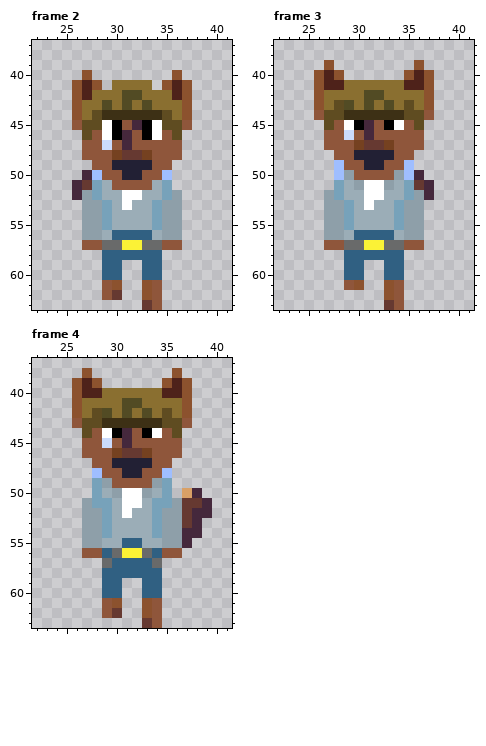
A pixel-art file gets an edit: Assets/Sprites/Player/Move/Griffith_Move_Down_V2.aseprite. Above is the file before it was changed.
64x64 pixels, 6 frames. Shown: frame 2: x 22..41, y 37..63; frame 3: x 22..41, y 37..63; frame 4: x 22..41, y 37..63. The commit also changed other frames, which this record leaves out.
After:
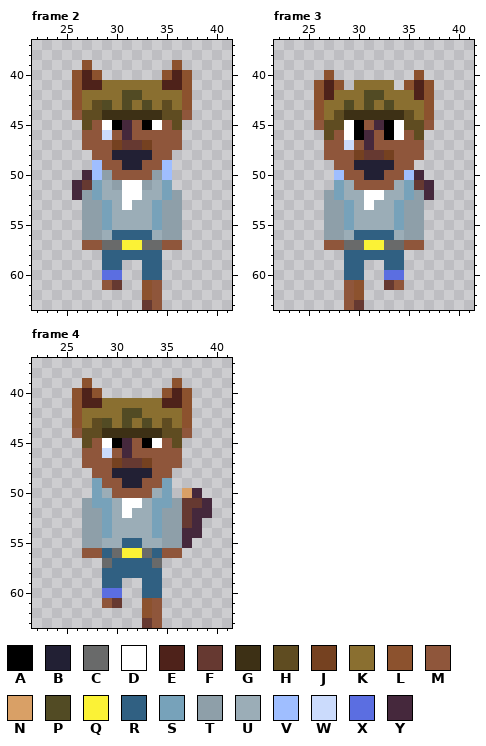
Palette (. is transparent): A #000000  B #222034  C #696a6a  D #ffffff  E #4e221a  F #663931  G #3d3015  H #5f4c21  J #754120  K #8a6f30  L #8c522e  M #8f563b  N #d9a066  P #524b24  Q #fbf236  R #306082  S #77a2ba  T #8e9fa9  U #9badb7  V #9fbeff  W #cbdbfc  X #5b6ee1  Y #45283c
Changes in this commit:
Changed rows in their new state; - is an unchanged pixel.
Frame 2, layers "Hat", "Head", "Lower Body":
first column x 26:
39 -L--------L-
40 LEL------LEL
41 --EK----KE--
42 -K--------K-
43 --H------H--
44 MH--------HM
45 .-M--YM--M-.
46 -M-WM--MM-M-
47 ---MJFFJ----
48 -.--BBBB--.-
49 --V-M--M-V--
50 ---T-MM-T---
51 ----TDDT----
first column x 29:
60 XX
61 -F
62 ..
Frame 3, layers "Hat", "Head", "Lower Body":
first column x 26:
39 -.--------.-
40 .L.------.L.
41 --L.----.L--
42 -E--------E-
43 --K------K--
44 LK--------KL
45 M-H--MY--H-M
46 -H-DA--AD-H-
47 ---WMYMM----
48 -M--JFFJ--M-
49 --M-B--B-M--
50 ---M-BB-M---
51 ----MMMM----
first column x 29:
60 ----XX
61 ----F-
62 ML--..
63 MF--..
Frame 4, layers "Hat", "Head", "Lower Body":
first column x 26:
38 -.--------.-
39 .L.------.L.
40 --L......L--
41 -EE--KK--EE-
42 --KK--PK-K--
43 LK-PKPKPK-KL
44 M-HGGGGGGH-M
45 -H-DA--AD-H-
46 ---WMYMM----
47 -M--JFFJ--M-
48 --M-B--B-M--
49 ---M-BB-M---
50 ----MMMM----
first column x 29:
60 XX
61 -F
62 ..
Boxes around the changes in both pictures, in picture pixels (x1, y1, x2, y2):
changed: (72, 60, 192, 190)
changed: (102, 270, 122, 300)
changed: (314, 60, 434, 190)
changed: (344, 270, 404, 310)
changed: (72, 368, 192, 498)
changed: (102, 588, 122, 618)
